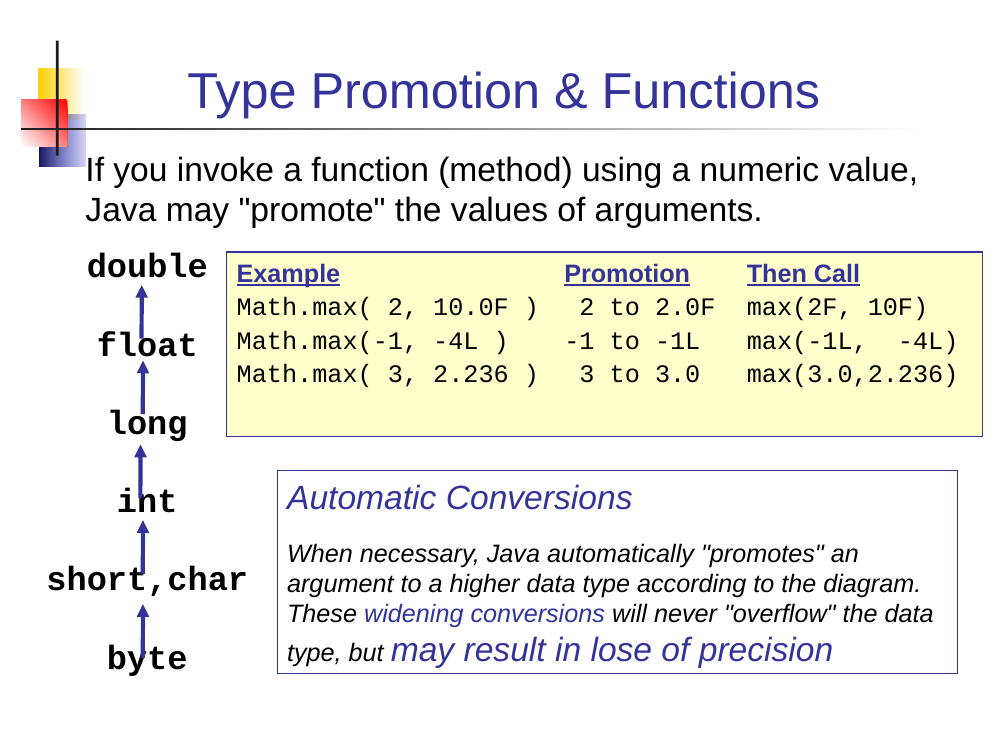
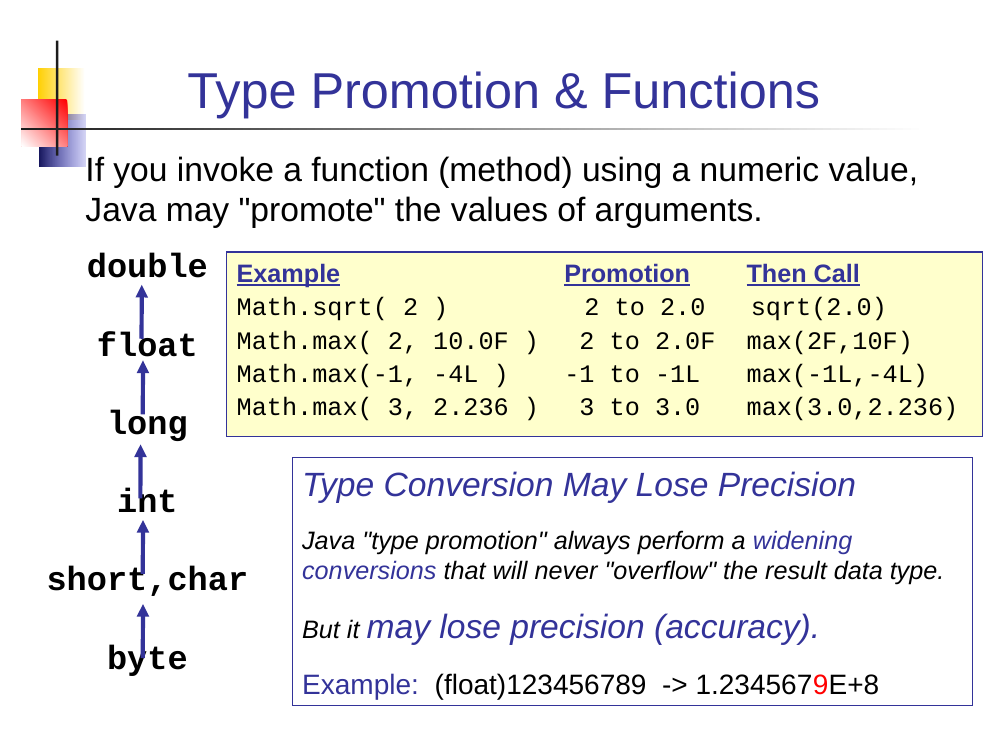
Before and after one commit to cpske/programming1, a slide deck: slide 17 of week2/3-Primitive-Datatypes.ppt (slide 16 before the commit). Drawn at 1008x756 pixels with LibreOffice and Linux fonts; fonts in the diff are those of the drawing. Boxes give left, top, right and bottom in pixels: in the first picture for what was removed or moved away, otherwise in the second. Text is boxed around its words. In the diff, an @@ line names an element or a change of style, - is before the commit and + after.

```diff
--- a/week2/3-Primitive-Datatypes.ppt
+++ b/week2/3-Primitive-Datatypes.ppt
@@ text in rectangle at <box>237,297,715,388</box>: text changed @@
-Math.max( 2, 10.0F ) 2 to 2.0F max(2F, 10F)
-Math.max(-1, -4L ) -1 to -1L max(-1L, -4L)
+Math.sqrt( 2 ) 2 to 2.0 sqrt(2.0)
+Math.max( 2, 10.0F ) 2 to 2.0F max(2F,10F)
+Math.max(-1, -4L ) -1 to -1L max(-1L,-4L)
@@ rectangle "Type Conversion May Lose Precision": place and size @@
-rectangle "Type Conversion May Lose Precision" at <box>277,471,958,673</box>
+rectangle "Type Conversion May Lose Precision" at <box>292,458,973,706</box>
@@ text in rectangle at <box>302,471,945,699</box>: text changed @@
-Automatic Conversions
-When necessary, Java automatically "promotes" an argument to a higher data type according to the diagram. These widening conversions will never "overflow" the data type, but may result in lose of precision
+Type Conversion May Lose Precision
+Java "type promotion" always perform a widening conversions that will never "overflow" the result data type.
+But it may lose precision (accuracy).
+Example: (float)123456789 -> 1.2345679E+8
```
Also in this commit, not shown: 7 other slides changed, 2 slides added, 3 other files.
